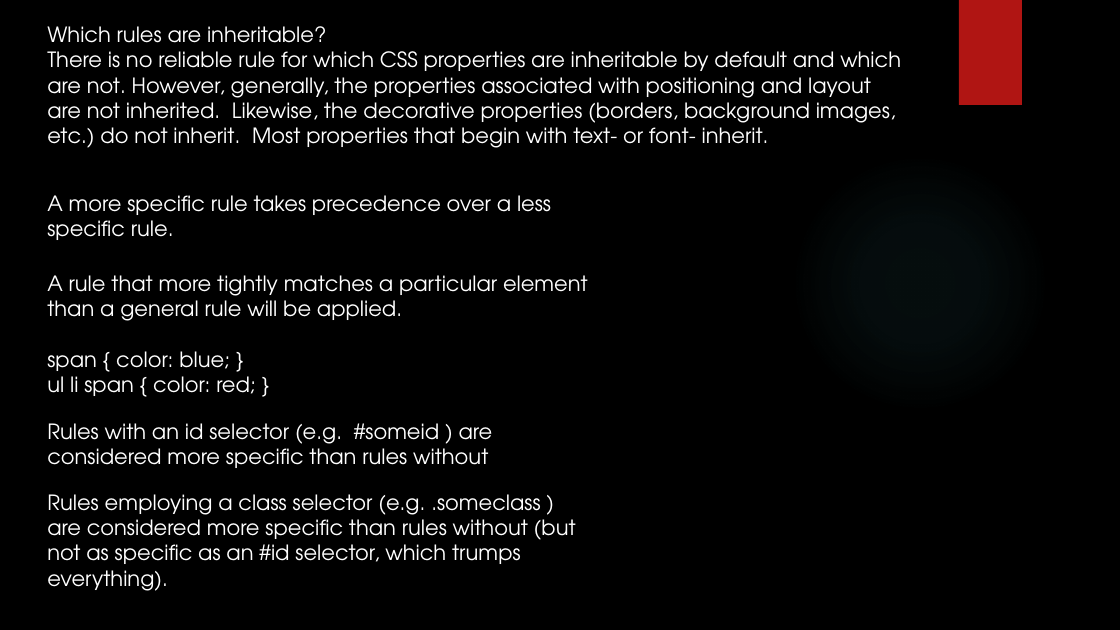
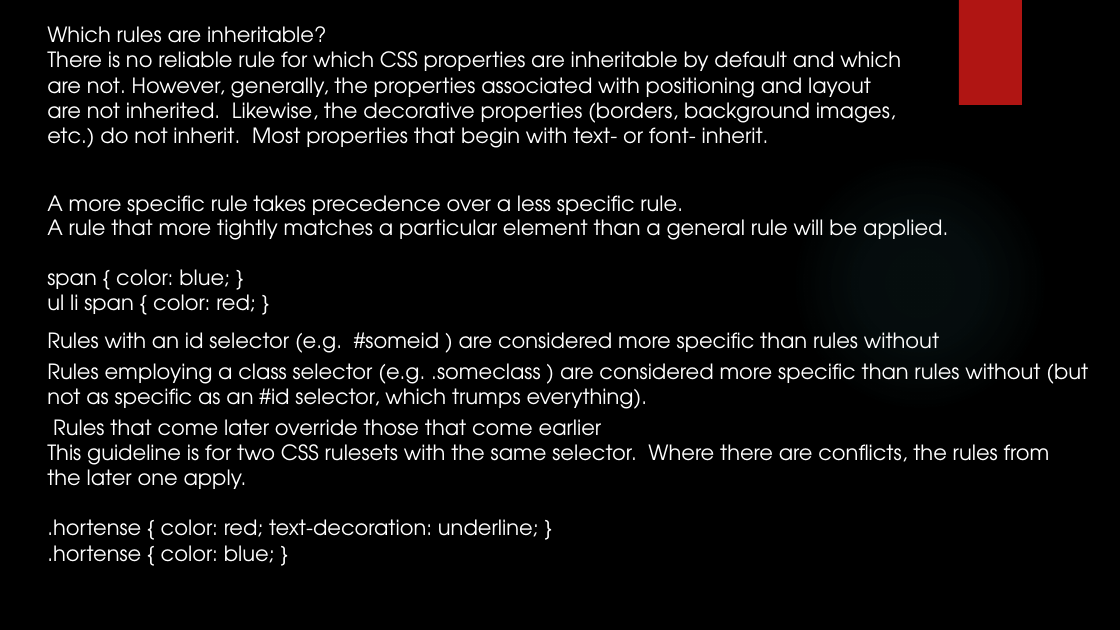
Before and after one commit to yogeshwar1996/HTML5CSS, a slide deck: slide 55 of Fundamentals of HTML and CSS.pptx (slide 57 before the commit). Drawn at 1120x630 pixels with LibreOffice and Linux fonts; fonts in the diff are those of the drawing; background and template pictures are left out. Boxes give left, top, right and bottom in pixels: in the first picture for what was removed or moved away, otherwise in the second. Text is boxed around its words. In the diff, an @@ line names an element or a change of style, - is before the commit and + after.

```diff
--- a/Fundamentals of HTML and CSS.pptx
+++ b/Fundamentals of HTML and CSS.pptx
@@ text "A more specific rule takes ..." rewrapped from bbox=[47, 195, 551, 240] to bbox=[47, 195, 683, 221] @@
@@ text "A rule that more tightly ..." rewrapped from bbox=[47, 275, 588, 396] to bbox=[47, 213, 948, 314] @@
@@ text "Rules with an id selector ..." rewrapped from bbox=[47, 423, 493, 468] to bbox=[47, 332, 939, 353] @@
@@ text "Rules employing a class selector ..." rewrapped from bbox=[47, 494, 576, 591] to bbox=[47, 363, 1088, 409] @@
@@ text added at bbox=[47, 419, 1050, 563], 18 pt, text #FFFFFF @@
+Rules that come later override those that come earlier
+This guideline is for two CSS rulesets with the same selector. Where there are conflicts, the rules from the later one apply.
+.hortense { color: red; text-decoration: underline; }
+.hortense { color: blue; }
```
Also in this commit, not shown: 1 slide added, 1 slide removed.
